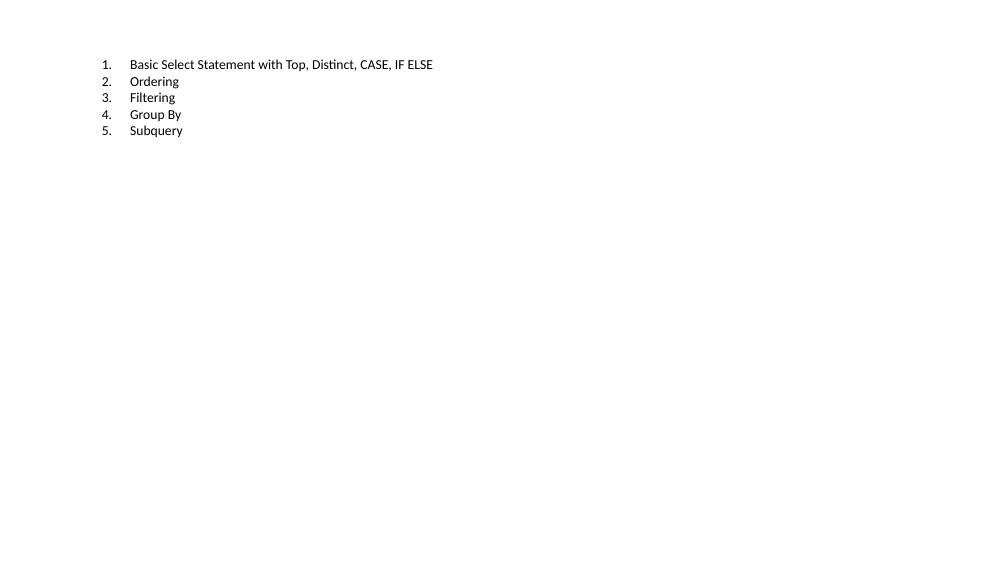
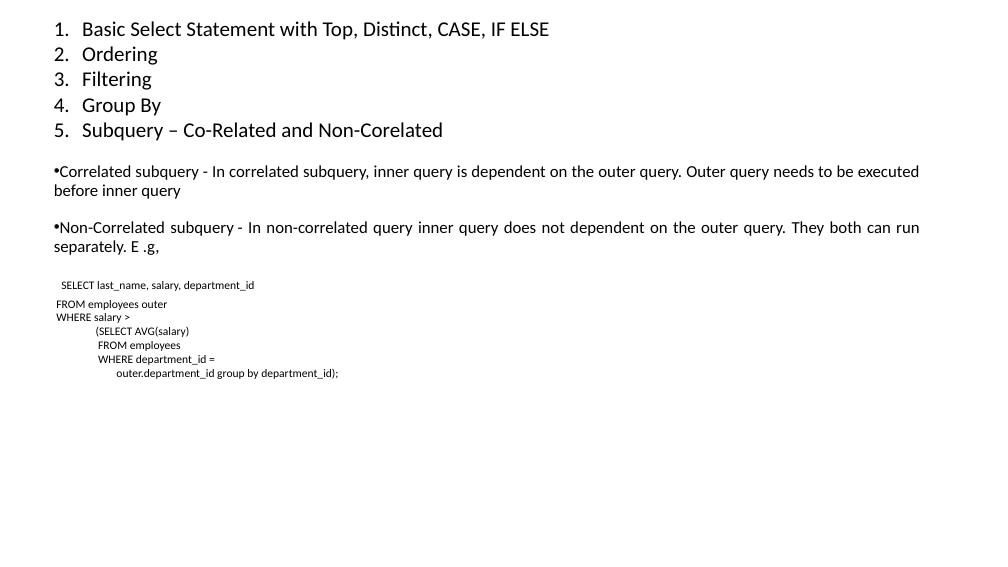
Before and after one commit to NareshESSPL/ESSPL_SqlTraining_AMS, a slide deck: slide 19 of DBMS.pptx (slide 14 before the commit). Drawn at 1008x567 pixels with LibreOffice and Linux fonts; fonts in the diff are those of the drawing. Boxes give left, top, right and bottom in pixels: in the first picture for what was removed or moved away, otherwise in the second. Text is boxed around its words. In the diff, an @@ line names an element or a change of style, - is before the commit and + after.

```diff
--- a/DBMS.pptx
+++ b/DBMS.pptx
@@ text "Basic Select Statement with Top, ...": place and size @@
-text "Basic Select Statement with Top, ..." at [130, 59, 433, 138]
+text "Basic Select Statement with Top, ..." at [54, 21, 920, 379]
@@ text at [82, 21, 549, 116]: size 13 to 20 pt in "Basic Select Statement with Top, Distinct, CASE, ...", "Ordering", "Filtering", "Group By" @@
@@ text at [54, 122, 920, 379]: text changed; size 13 to 16 pt @@
-5. Subquery
+5. Subquery – Co-Related and Non-Corelated
+• Correlated subquery - In correlated subquery, inner query is dependent on the outer query. Outer query needs to be executed before inner query
+• Non-Correlated subquery - In non-correlated query inner query does not dependent on the outer query. They both can run separately. E .g,
+SELECT last_name, salary, department_id
+FROM employees outer
+WHERE salary >
+(SELECT AVG(salary)
+FROM employees
+WHERE department_id =
+outer.department_id group by department_id);
```
Also in this commit, not shown: 3 other slides changed, 15 slides added, 1 slide removed, 28 other files.
